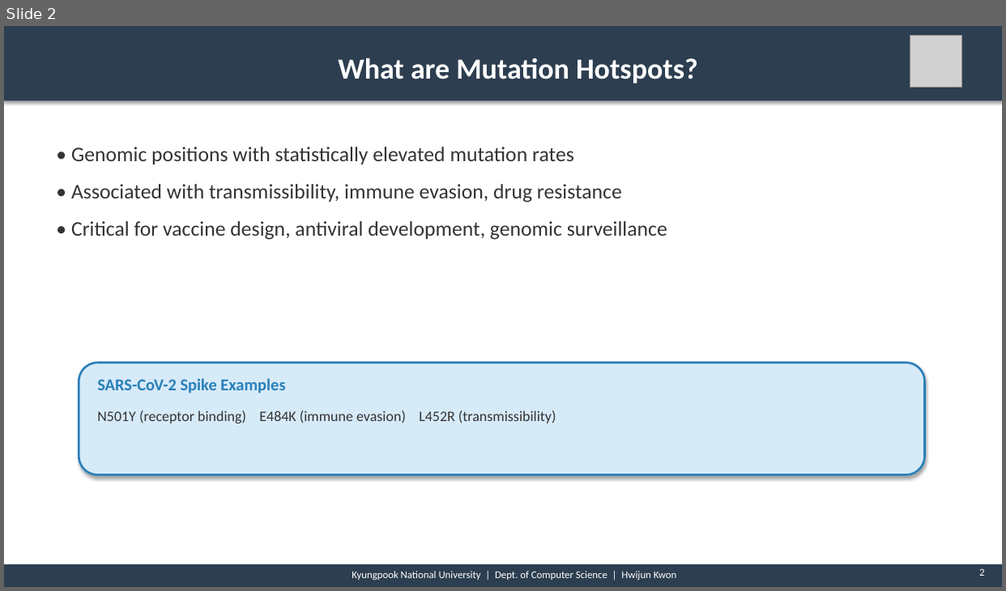
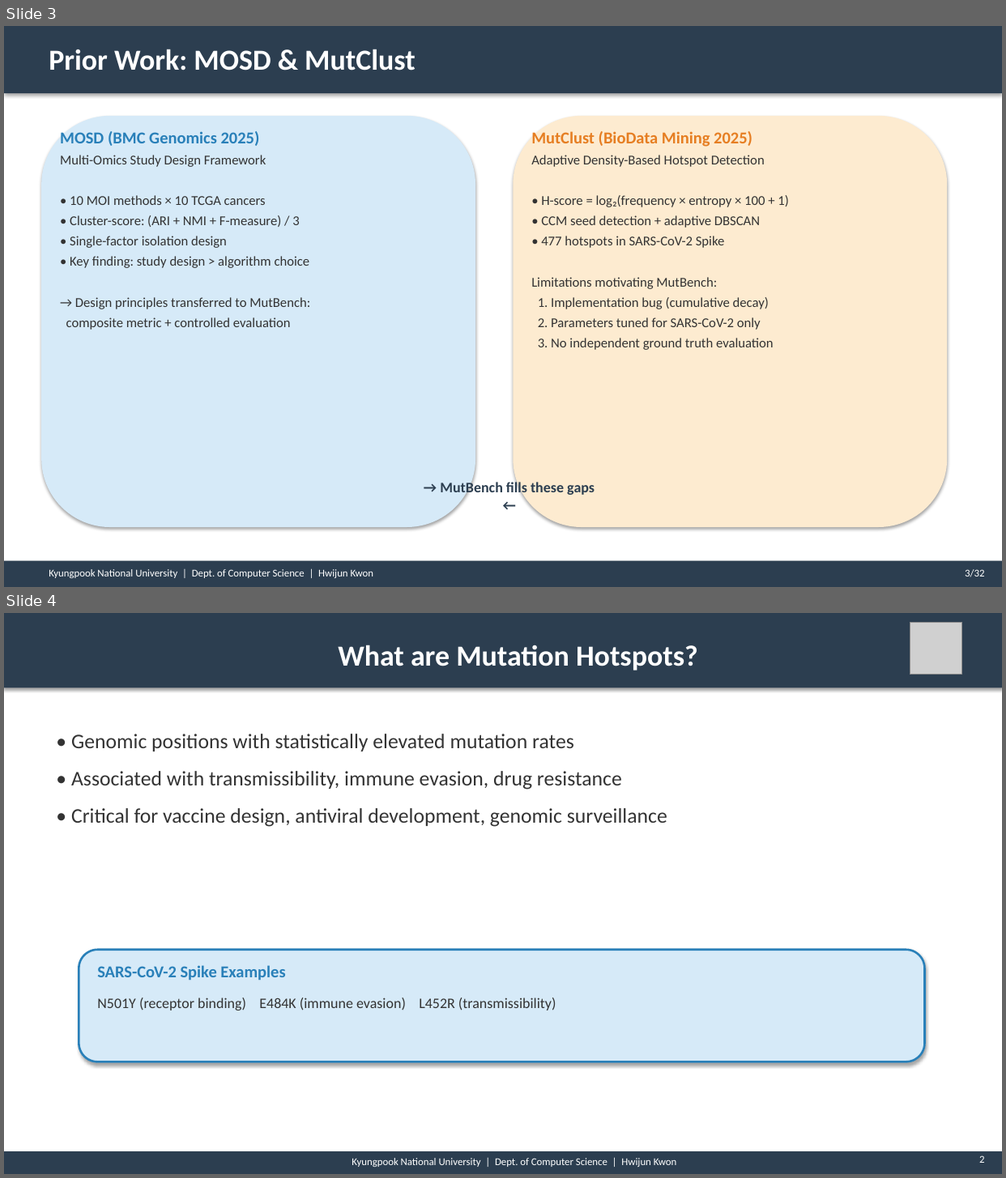
Before and after one commit to hwijunkwon/mutbench, a slide deck: paper/ppt/MutBench_Defense.pptx. Shown one above the other, each under a label of ours: slide 2 before the commit, slides 3 and 4 after it. The pictures are 1006x591 and 1006x1178 pixels, drawn with LibreOffice and Linux fonts; fonts in the diff are those of the drawing; grey boxes stand for pictures. Boxes give left, top, right and bottom in pixels: in the first picture for what was removed or moved away, otherwise in the second. Text is boxed around its words. In the diff, an @@ line names an element or a change of style, - is before the commit and + after.

```diff
--- a/paper/ppt/MutBench_Defense.pptx
+++ b/paper/ppt/MutBench_Defense.pptx
@@ slide 3 added at [4, 26, 1002, 587], background #FFFFFF @@
@@ rectangle added at [4, 26, 1002, 93], fill #2C3E50 @@
@@ text added at [49, 49, 415, 71], 28 pt, text #FFFFFF, bold @@
+Prior Work: MOSD & MutClust
@@ rounded rectangle added at [41, 116, 475, 527], fill #D6EAF8 @@
@@ rounded rectangle added at [513, 116, 948, 527], fill #FDEBD0 @@
@@ text added at [60, 130, 310, 330], 13 pt, text #333333 @@
+MOSD (BMC Genomics 2025)
+Multi-Omics Study Design Framework
+• 10 MOI methods × 10 TCGA cancers
+• Cluster-score: (ARI + NMI + F-measure) / 3
+• Single-factor isolation design
+• Key finding: study design > algorithm choice
+→ Design principles transferred to MutBench:
+composite metric + controlled evaluation
@@ text added at [531, 130, 789, 350], 13 pt, text #333333 @@
+MutClust (BioData Mining 2025)
+Adaptive Density-Based Hotspot Detection
+• H-score = log₂(frequency × entropy × 100 + 1)
+• CCM seed detection + adaptive DBSCAN
+• 477 hotspots in SARS-CoV-2 Spike
+Limitations motivating MutBench:
+1. Implementation bug (cumulative decay)
+2. Parameters tuned for SARS-CoV-2 only
+3. No independent ground truth evaluation
@@ text added at [440, 481, 594, 497], 14 pt, text #2C3E50, bold @@
+→ MutBench fills these gaps ←
@@ rectangle added at [4, 561, 1002, 587], fill #2C3E50 @@
@@ text added at [49, 570, 374, 578], 10 pt, text #FFFFFF @@
+Kyungpook National University | Dept. of Computer Science | Hwijun Kwon
@@ text added at [965, 570, 984, 578], 10 pt, text #FFFFFF @@
+3/32
@@ what was slide 2 is now slide 4 @@
```
Also in this commit, not shown: 1 other slide added.
